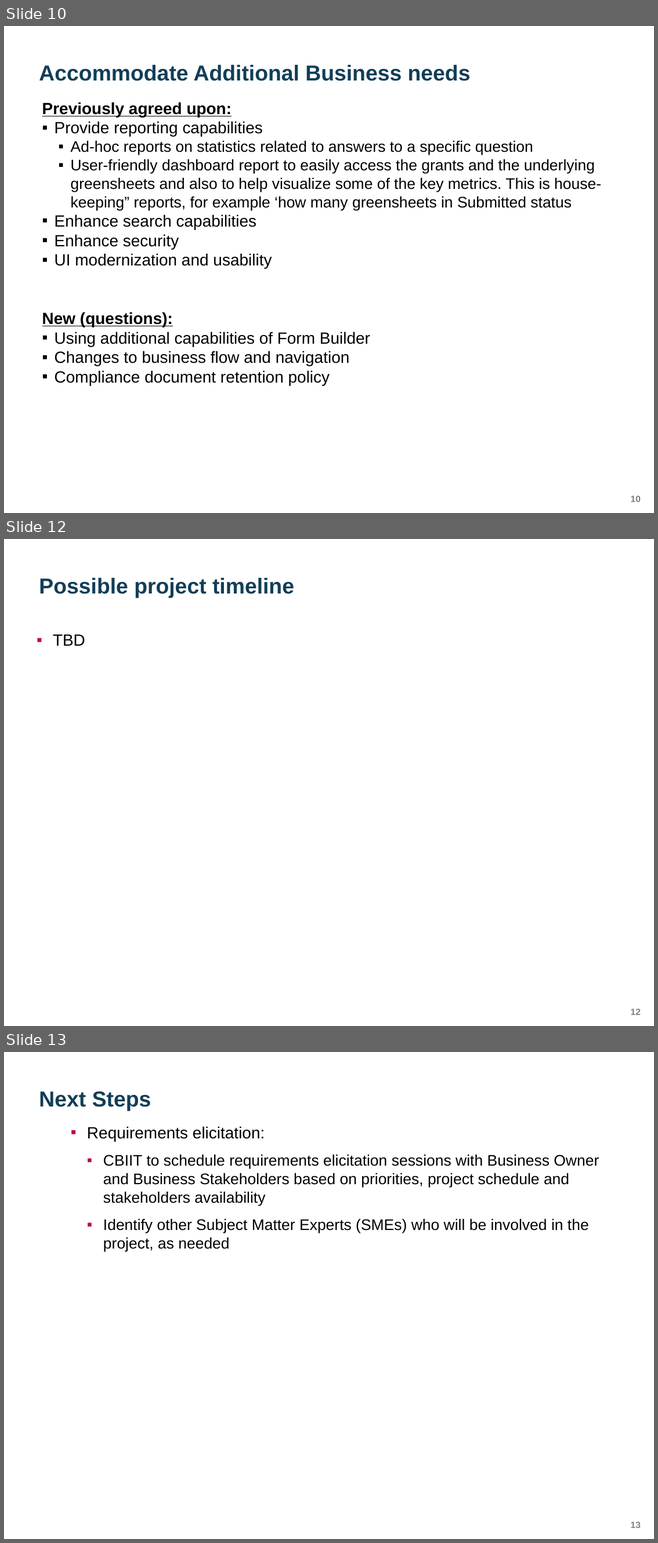
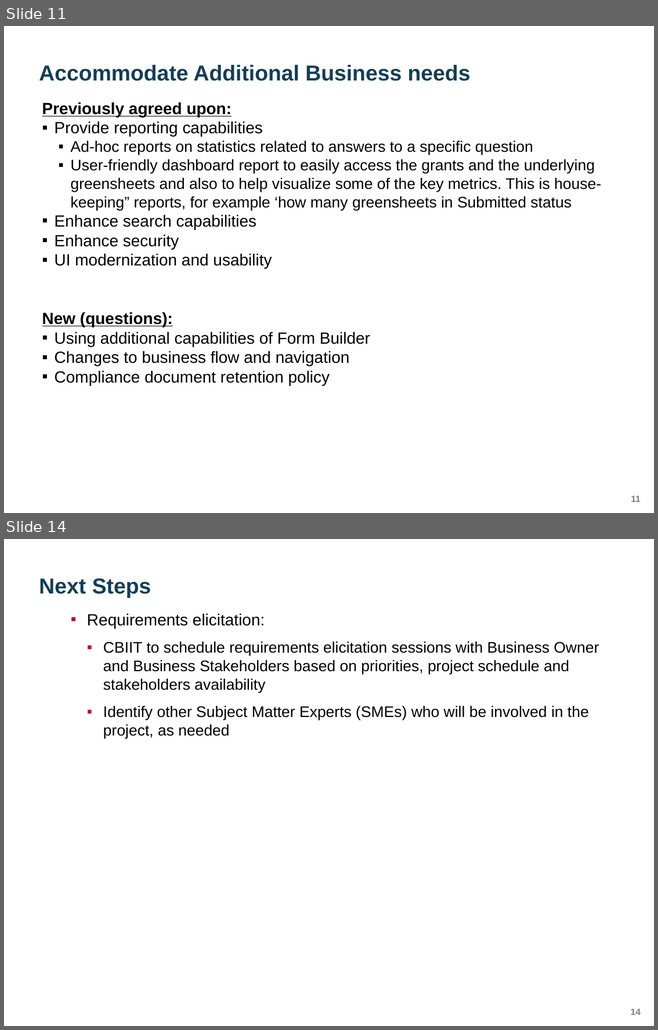
Before and after one commit to yaoh4/greensheets_classic, a slide deck: Requirements/Presentations/GreenSheets OGA presentation_version 1.pptx. Shown one above the other, each under a label of ours: slides 10, 12 and 13 before the commit, slides 11 and 14 after it; the slides between them are not shown. The pictures are 658x1543 and 658x1030 pixels, drawn with LibreOffice and Linux fonts; fonts in the diff are those of the drawing; background and template pictures are left out. Boxes give left, top, right and bottom in pixels: in the first picture for what was removed or moved away, otherwise in the second. Text is boxed around its words. In the diff, an @@ line names an element or a change of style, - is before the commit and + after.

```diff
--- a/Requirements/Presentations/GreenSheets OGA presentation_version 1.pptx
+++ b/Requirements/Presentations/GreenSheets OGA presentation_version 1.pptx
@@ slide 12 removed at [4,539,654,1026], background #FFFFFF; not listed: 1 template element that a slide beside it also shows @@
@@ title removed at [39,578,294,598] @@
-Possible project timeline
@@ text removed at [53,634,85,646] @@
-▪ TBD
@@ what was slide 10 is now slide 11 @@
@@ page number at [630,496,640,502]: text changed @@
-10
+11
@@ what was slide 13 is now slide 14 @@
@@ page number at [630,1009,640,1015]: text changed @@
-13
+14
```
Also in this commit, not shown: 2 slides changed, 2 slides added.
